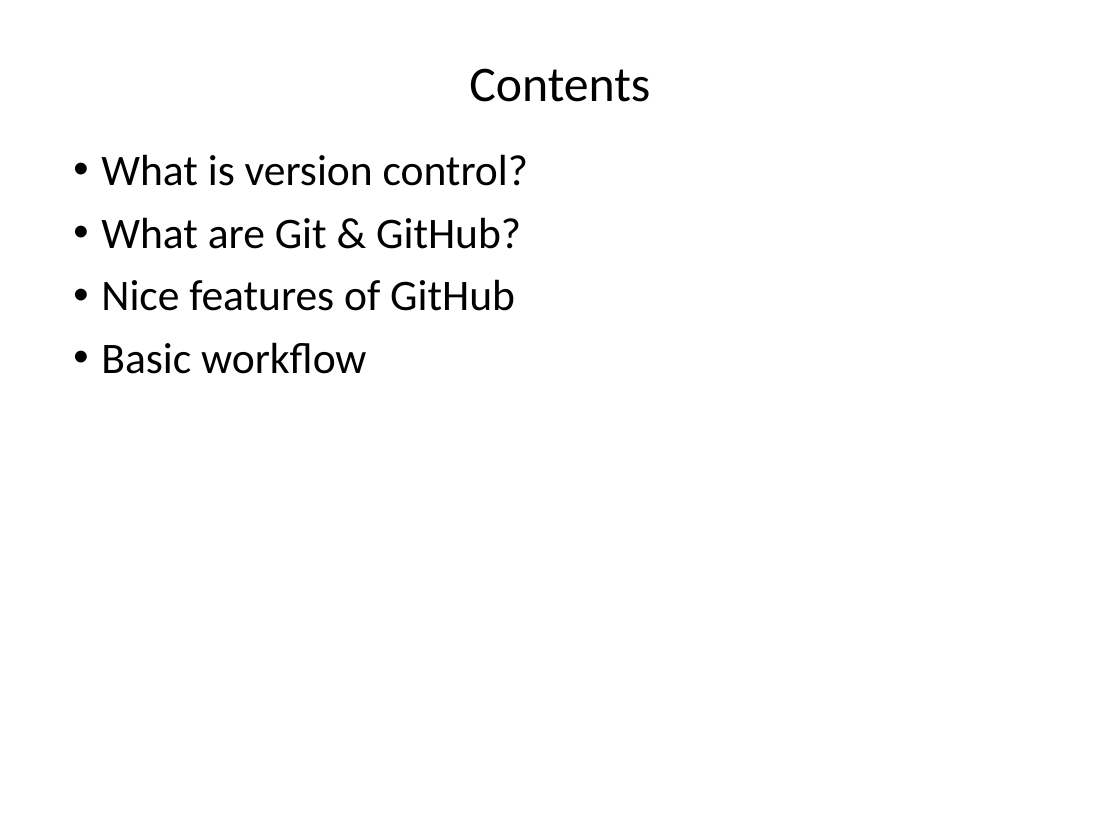
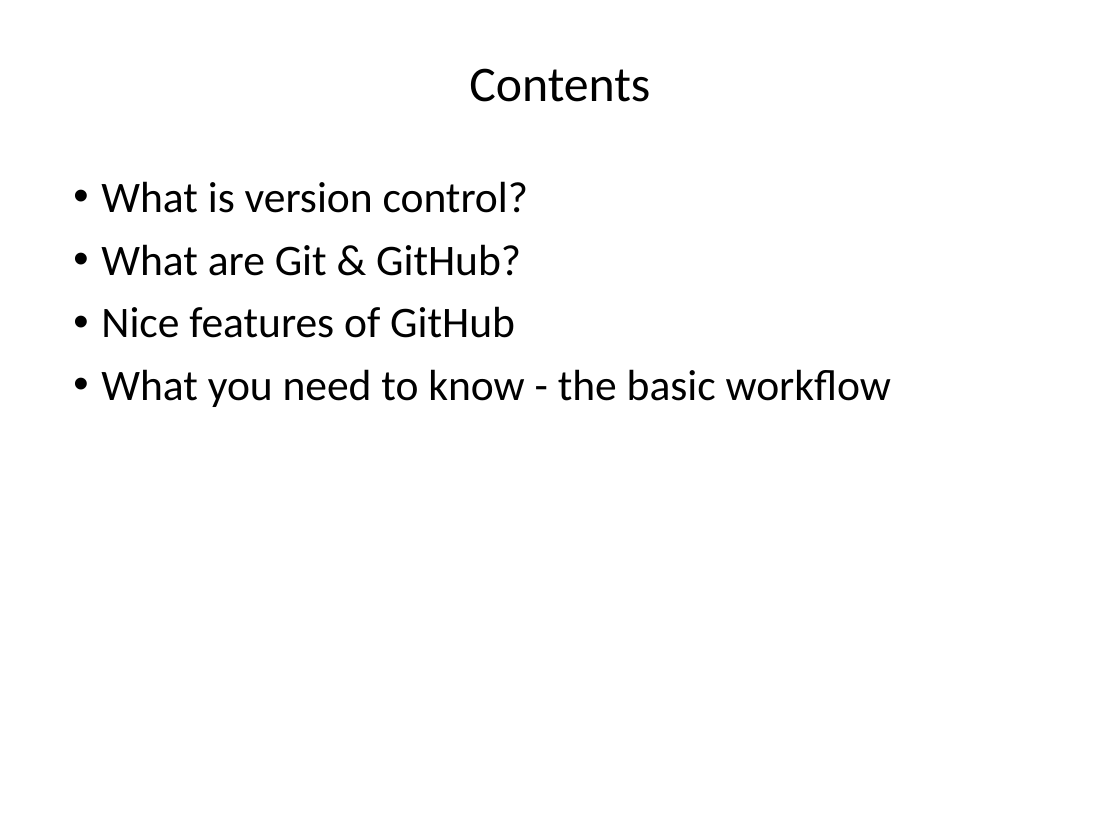
Before and after one commit to ncasuk/ncas-isc, a slide deck: slide 2 of version_control/presentations/01_git_intro.pptx. Drawn at 1120x840 pixels with LibreOffice and Linux fonts; fonts in the diff are those of the drawing; background and template pictures are left out. Boxes give left, top, right and bottom in pixels: in the first picture for what was removed or moved away, otherwise in the second. Text is boxed around its words. In the diff, an @@ line names an element or a change of style, - is before the commit and + after.

```diff
--- a/version_control/presentations/01_git_intro.pptx
+++ b/version_control/presentations/01_git_intro.pptx
@@ text "What is version control?": place and size @@
-text "What is version control?" at (101,154,528,374)
+text "What is version control?" at (101,181,891,407)
@@ text at (101,369,891,407): text changed @@
-• Basic workflow
+• What you need to know - the basic workflow
```
Also in this commit, not shown: 18 other slides changed, 1 slide added, 4 other files.
